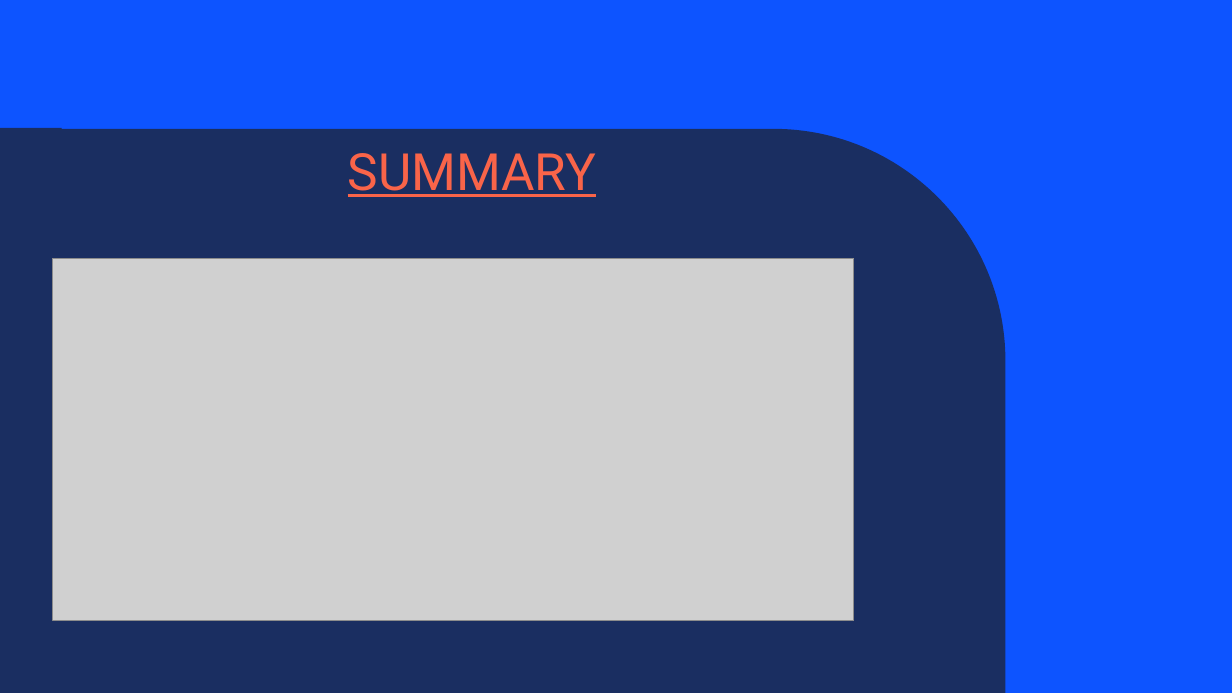
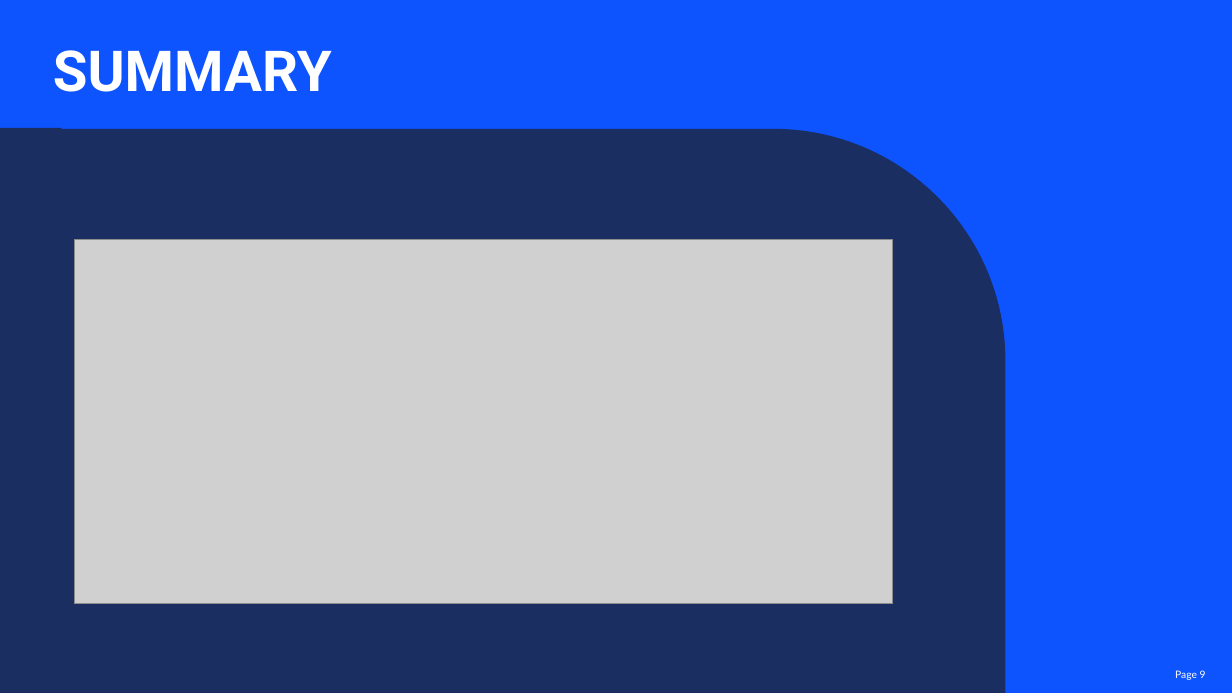
Before and after one commit to Tunir10Chaudhuri/Case_Study_Group_4, a slide deck: slide 9 of Case_Study_Group_4.pptx. Drawn at 1232x693 pixels with LibreOffice and Linux fonts; fonts in the diff are those of the drawing; grey boxes stand for pictures; background and template pictures are left out. Boxes give left, top, right and bottom in pixels: in the first picture for what was removed or moved away, otherwise in the second. Text is boxed around its words. In the diff, an @@ line names an element or a change of style, - is before the commit and + after.

```diff
--- a/Case_Study_Group_4.pptx
+++ b/Case_Study_Group_4.pptx
@@ text "SUMMARY": place and size @@
-text "SUMMARY" at (348, 153, 596, 197)
+text "SUMMARY" at (53, 50, 332, 92)
@@ text "SUMMARY" at (53, 50, 332, 92): size 40 to 44 pt, text colour #F96449 to #FFFFFF, bold on, underline off @@
@@ picture: place and size @@
-picture at (53, 259, 854, 621)
+picture at (74, 239, 892, 604)
@@ page number added at (1175, 670, 1206, 680), 8 pt, text #FFFFFF @@
+Page 9
```
Also in this commit, not shown: 9 other slides changed, 2 slides added, 1 slide removed.
